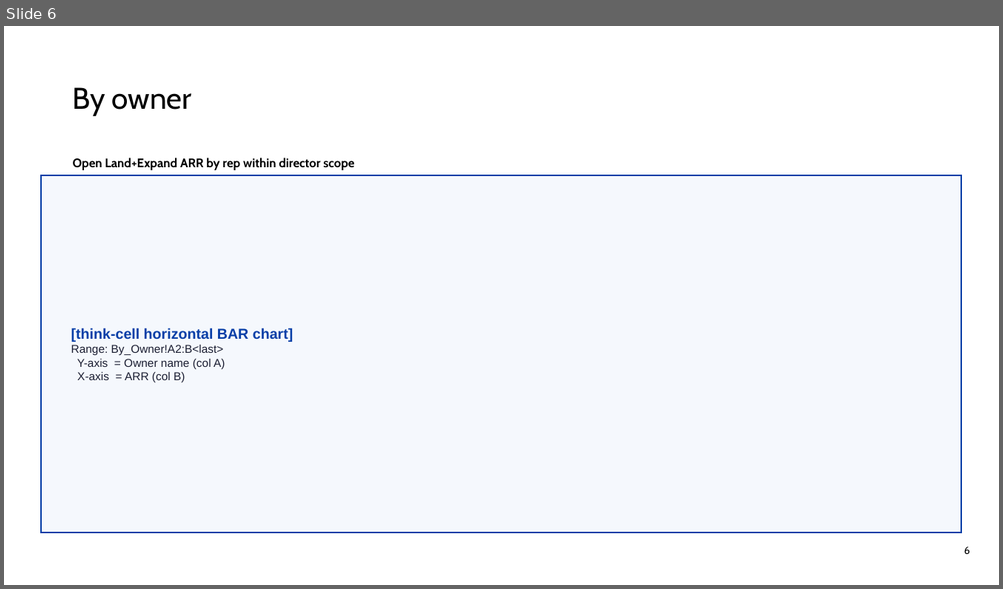
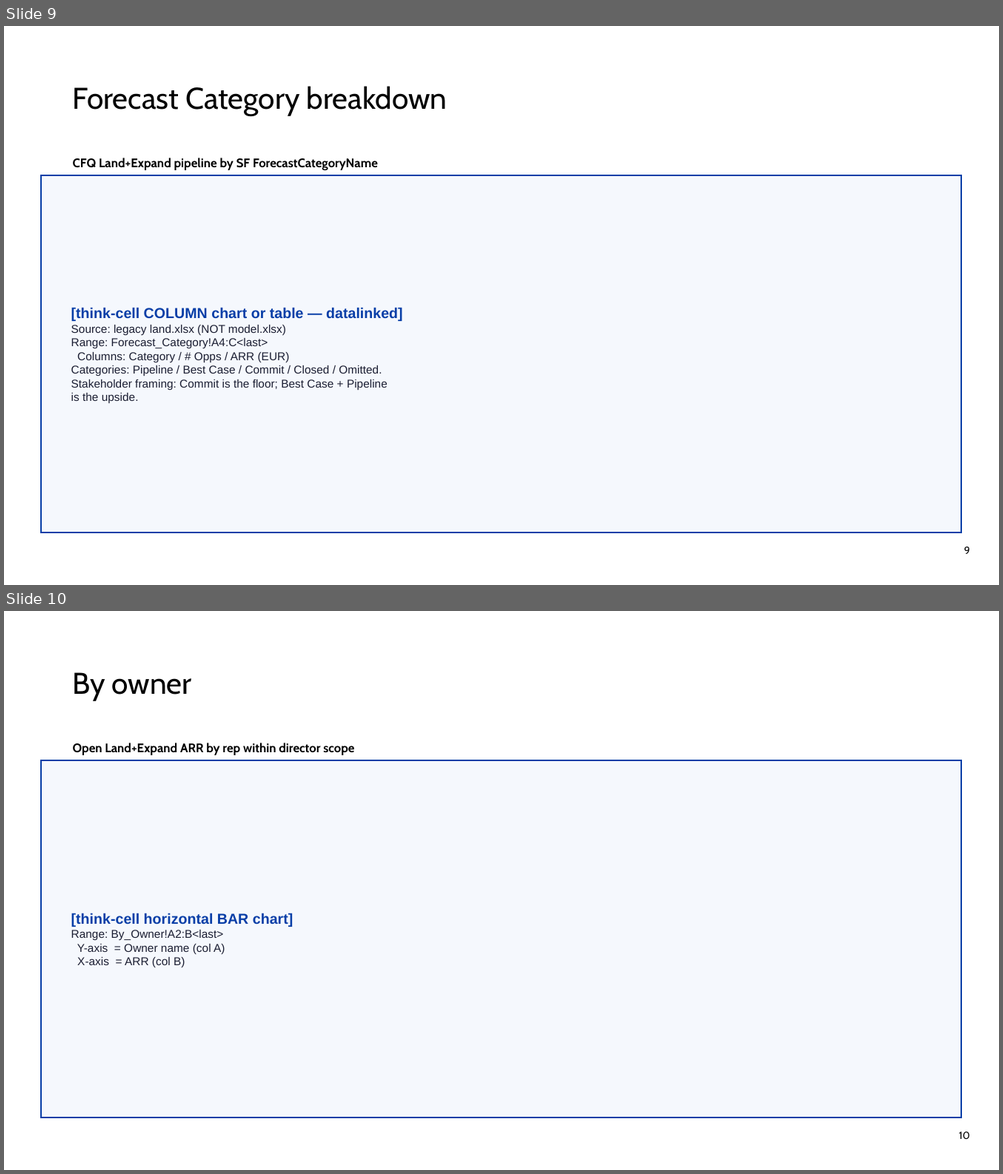
Before and after one commit to Andre-Profitt/sales-ops-copilot, a slide deck: assets/LAND_template.pptx. Shown one above the other, each under a label of ours: slide 6 before the commit, slides 9 and 10 after it. The pictures are 1003x589 and 1003x1174 pixels, drawn with LibreOffice and Linux fonts; fonts in the diff are those of the drawing; background and template pictures are left out. Boxes give left, top, right and bottom in pixels: in the first picture for what was removed or moved away, otherwise in the second. Text is boxed around its words. In the diff, an @@ line names an element or a change of style, - is before the commit and + after.

```diff
--- a/assets/LAND_template.pptx
+++ b/assets/LAND_template.pptx
@@ slide 9 added at (x1=4, y1=26, x2=999, y2=585), background #FFFFFF; not listed: 1 template element that a slide beside it also shows @@
@@ text added at (x1=73, y1=86, x2=447, y2=116), 29 pt, text #000000 @@
+Forecast Category breakdown
@@ text added at (x1=73, y1=158, x2=378, y2=171), 12 pt, text #000000, bold @@
+CFQ Land+Expand pipeline by SF ForecastCategoryName
@@ rectangle added at (x1=41, y1=175, x2=962, y2=534), fill #F5F8FD, outline #083EA7 1.5 pt, 11 pt, text #1A1D31 @@
+[think-cell COLUMN chart or table — datalinked]
+Source: legacy land.xlsx (NOT model.xlsx)
+Range: Forecast_Category!A4:C<last>
+Columns: Category / # Opps / ARR (EUR)
+Categories: Pipeline / Best Case / Commit / Closed / Omitted.
+Stakeholder framing: Commit is the floor; Best Case + Pipeline
+is the upside.
@@ what was slide 6 is now slide 10 @@
@@ page number at (x1=959, y1=1132, x2=970, y2=1139): text changed @@
-6
+10
```
Also in this commit, not shown: 4 other slides added, 1 slide removed, 2 other files.
